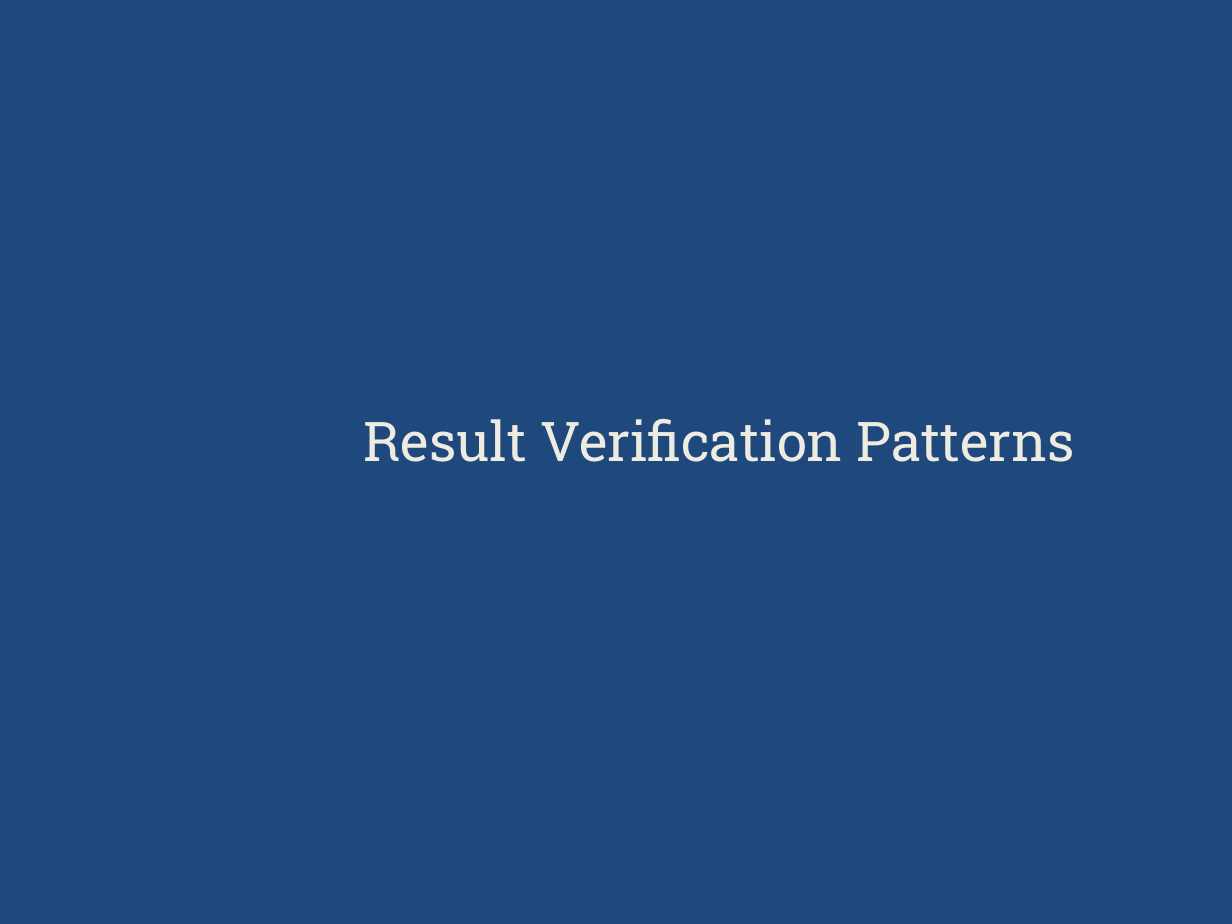
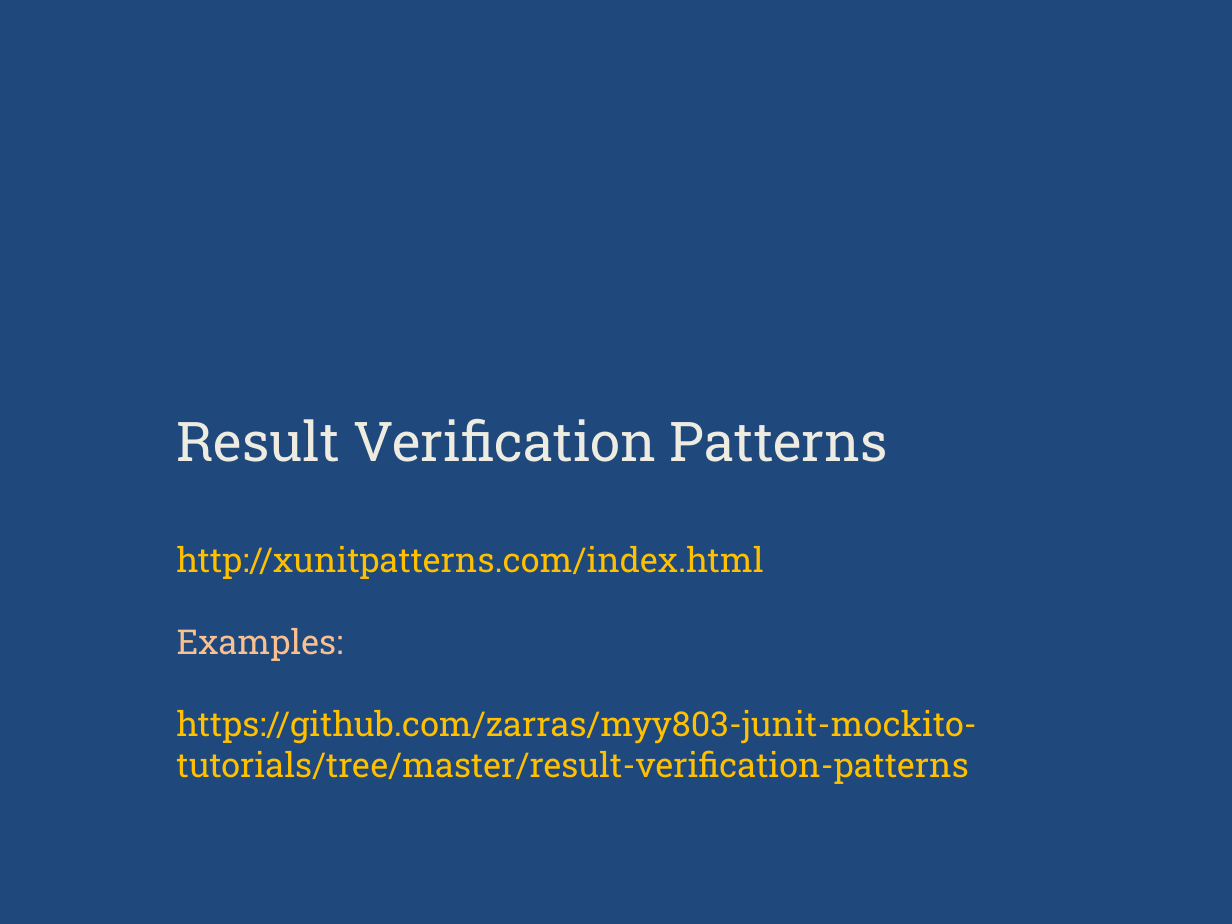
Before and after one commit to zarras/myy803-slides, a slide deck: slide 45 of 6-SoftEng-Testing.ppt. Drawn at 1232x924 pixels with LibreOffice and Linux fonts; fonts in the diff are those of the drawing. Boxes give left, top, right and bottom in pixels: in the first picture for what was removed or moved away, otherwise in the second. Text is boxed around its words. In the diff, an @@ line names an element or a change of style, - is before the commit and + after.

Commit message:
testing slides (added references to examples)

```diff
--- a/6-SoftEng-Testing.ppt
+++ b/6-SoftEng-Testing.ppt
@@ title at bbox=[177, 418, 977, 784]: text changed; size 32 to 20 pt; text colour #EEECE1 to #FFC000 @@
-Result Verification Patterns
+Result Verification Patterns
+http://xunitpatterns.com/index.html
+Examples:
+https://github.com/zarras/myy803-junit-mockito-tutorials/tree/master/result-verification-patterns
```
Also in this commit, not shown: 5 other slides changed, 1 other file.
